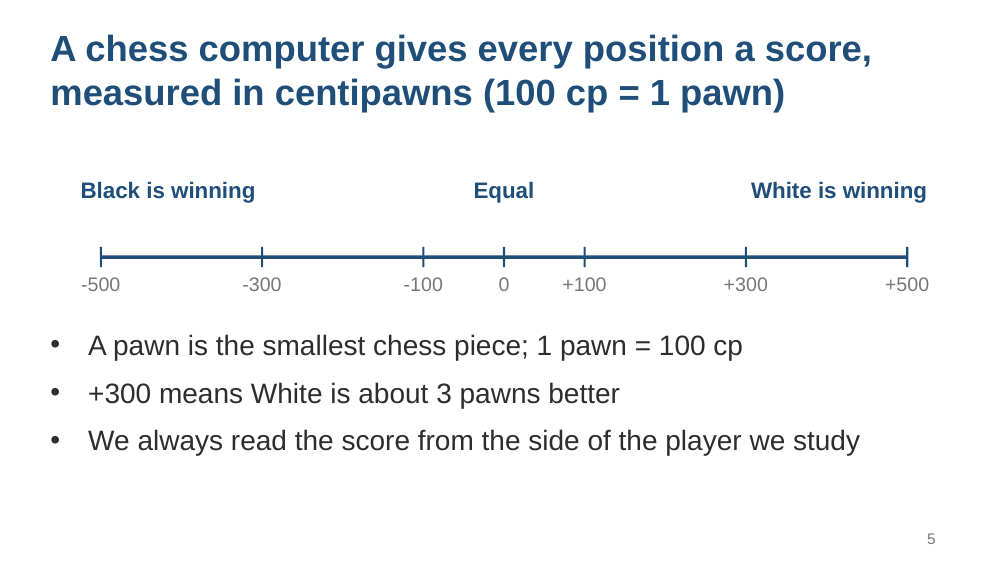
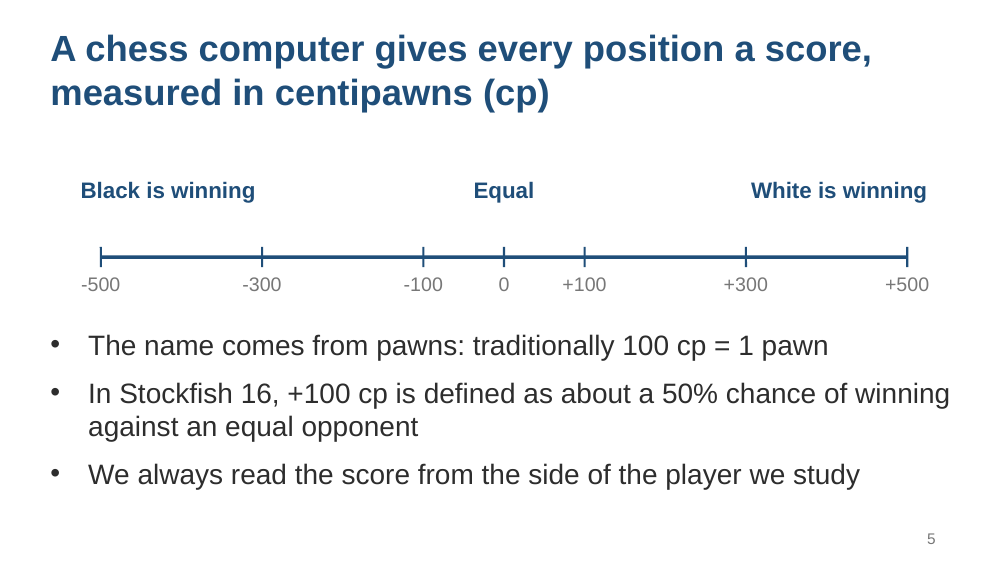
Before and after one commit to KaranaGulati/ContinuedLearningResearch, a slide deck: slide 5 of slides/study2-final.pptx. Drawn at 1008x567 pixels with LibreOffice and Linux fonts; fonts in the diff are those of the drawing. Boxes give left, top, right and bottom in pixels: in the first picture for what was removed or moved away, otherwise in the second. Text is boxed around its words. In the diff, an @@ line names an element or a change of style, - is before the commit and + after.

```diff
--- a/slides/study2-final.pptx
+++ b/slides/study2-final.pptx
@@ title at [50,34,872,112]: text changed @@
-A chess computer gives every position a score, measured in centipawns (100 cp = 1 pawn)
+A chess computer gives every position a score, measured in centipawns (cp)
@@ text at [88,334,950,441]: text changed @@
-• A pawn is the smallest chess piece; 1 pawn = 100 cp
-• +300 means White is about 3 pawns better
+• The name comes from pawns: traditionally 100 cp = 1 pawn
+• In Stockfish 16, +100 cp is defined as about a 50% chance of winning against an equal opponent
```
Also in this commit, not shown: 1 other slide changed, 2 slides added, 1 other file.
